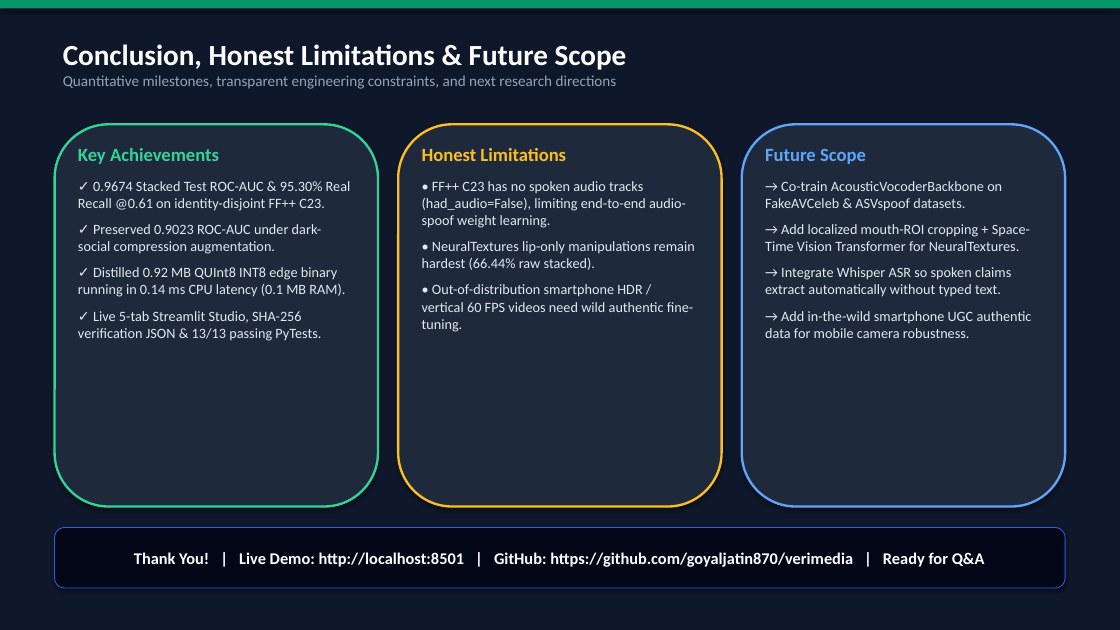
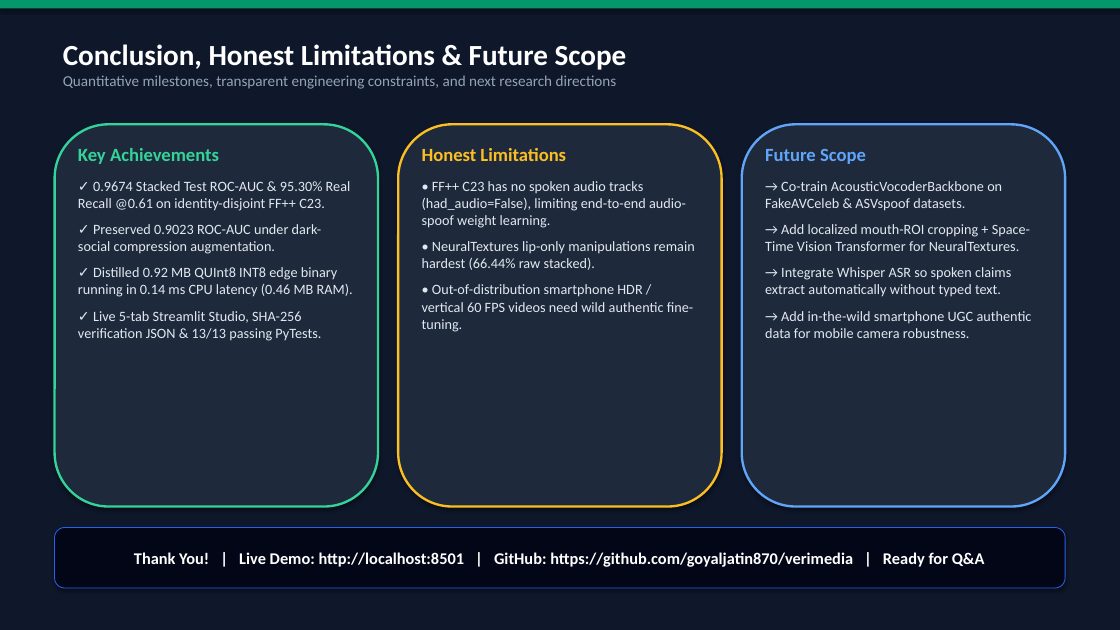
Before and after one commit to goyaljatin870/PixelProof, a slide deck: slide 12 of VeriMedia_Presentation.pptx. Drawn at 1120x630 pixels with LibreOffice and Linux fonts; fonts in the diff are those of the drawing. Boxes give left, top, right and bottom in pixels: in the first picture for what was removed or moved away, otherwise in the second. Text is boxed around its words. In the diff, an @@ line names an element or a change of style, - is before the commit and + after.

```diff
--- a/VeriMedia_Presentation.pptx
+++ b/VeriMedia_Presentation.pptx
@@ text at <box>78,267,353,297</box>: text changed @@
-✓ Distilled 0.92 MB QUInt8 INT8 edge binary running in 0.14 ms CPU latency (0.1 MB RAM).
+✓ Distilled 0.92 MB QUInt8 INT8 edge binary running in 0.14 ms CPU latency (0.46 MB RAM).
```
Also in this commit, not shown: 3 other slides changed, 7 other files.
